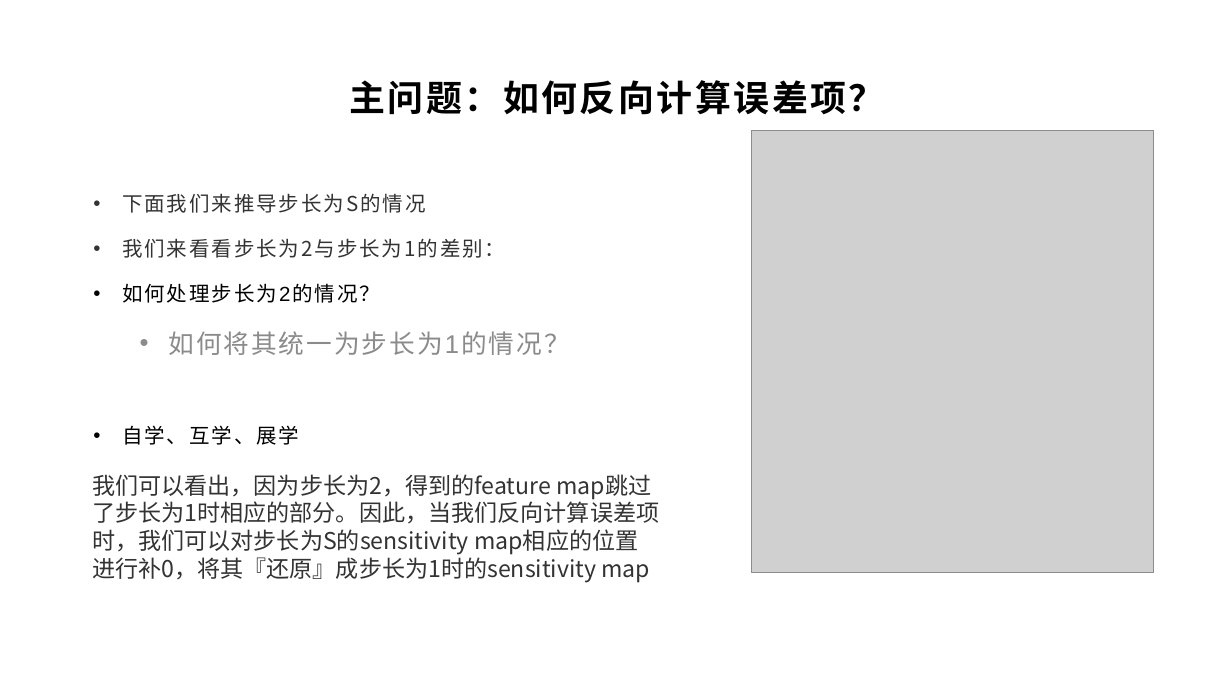
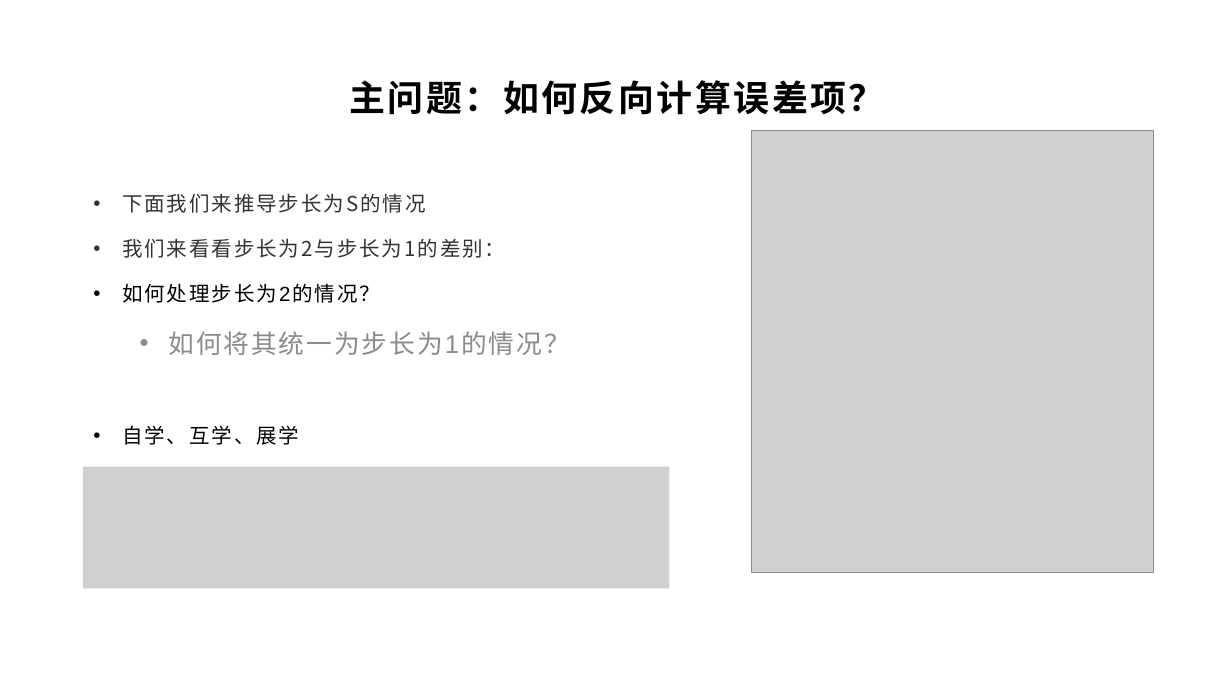
Before and after one commit to yyc-git/DeepLearningEdu, a slide deck: slide 14 of lessons/10_conv_layer_backward/ppt/卷积层的后向传播推导.pptx. Drawn at 1232x693 pixels with LibreOffice and Linux fonts; fonts in the diff are those of the drawing; grey boxes stand for pictures; background and template pictures are left out. Boxes give left, top, right and bottom in pixels: in the first picture for what was removed or moved away, otherwise in the second. Text is boxed around its words. In the diff, an @@ line names an element or a change of style, - is before the commit and + after.

```diff
--- a/lessons/10_conv_layer_backward/ppt/卷积层的后向传播推导.pptx
+++ b/lessons/10_conv_layer_backward/ppt/卷积层的后向传播推导.pptx
@@ picture added at box(83, 467, 669, 589) @@
@@ text removed at box(92, 474, 659, 583) @@
-我们可以看出，因为步长为2，得到的feature map跳过了步长为1时相应的部分。因此，当我们反向计算误差项时，我们可以对步长为S的sensitivity map相应的位置进行补0，将其『还原』成步长为1时的sensitivity map
```
Also in this commit, not shown: 4 other slides changed, 2 slides added.
